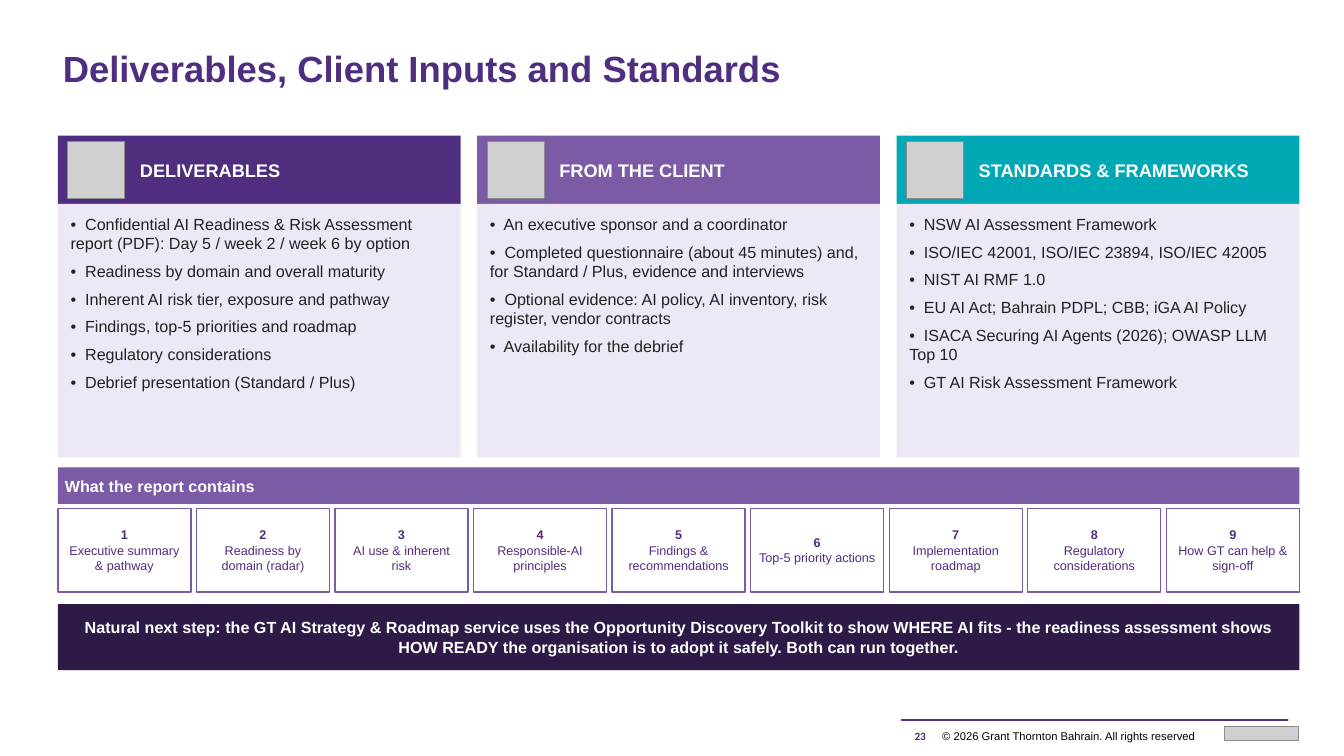
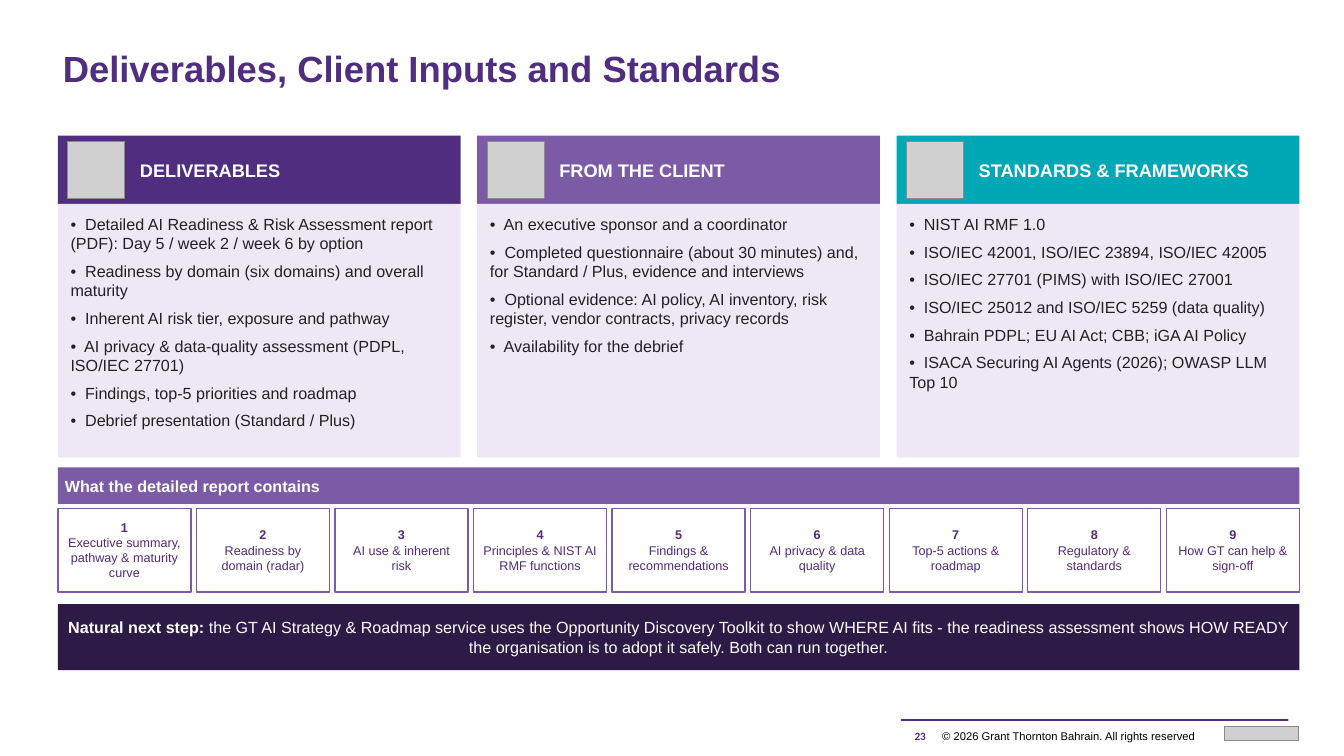
Before and after one commit to mahekdevangtrivedi-wq/GT-AI-Service-Line, a slide deck: slide 23 of 01_AI_Governance_Risk_Compliance/1.3_AI_Readiness_Assessment_Tool/GT_AI_Readiness_Assessment_Proposal.pptx. Drawn at 1344x756 pixels with LibreOffice and Linux fonts; fonts in the diff are those of the drawing; grey boxes stand for pictures. Boxes give left, top, right and bottom in pixels: in the first picture for what was removed or moved away, otherwise in the second. Text is boxed around its words. In the diff, an @@ line names an element or a change of style, - is before the commit and + after.

```diff
--- a/01_AI_Governance_Risk_Compliance/1.3_AI_Readiness_Assessment_Tool/GT_AI_Readiness_Assessment_Proposal.pptx
+++ b/01_AI_Governance_Risk_Compliance/1.3_AI_Readiness_Assessment_Tool/GT_AI_Readiness_Assessment_Proposal.pptx
@@ text at <box>71,218,433,300</box>: text changed @@
-• Confidential AI Readiness & Risk Assessment report (PDF): Day 5 / week 2 / week 6 by option
-• Readiness by domain and overall maturity
+• Detailed AI Readiness & Risk Assessment report (PDF): Day 5 / week 2 / week 6 by option
+• Readiness by domain (six domains) and overall maturity
@@ text at <box>924,218,1045,230</box>: text changed @@
-• NSW AI Assessment Framework
+• NIST AI RMF 1.0
@@ text at <box>490,246,858,328</box>: text changed @@
-• Completed questionnaire (about 45 minutes) and, for Standard / Plus, evidence and interviews
-• Optional evidence: AI policy, AI inventory, risk register, vendor contracts
+• Completed questionnaire (about 30 minutes) and, for Standard / Plus, evidence and interviews
+• Optional evidence: AI policy, AI inventory, risk register, vendor contracts, privacy records
@@ text at <box>924,273,1265,345</box>: text changed @@
-• NIST AI RMF 1.0
-• EU AI Act; Bahrain PDPL; CBB; iGA AI Policy
+• ISO/IEC 27701 (PIMS) with ISO/IEC 27001
+• ISO/IEC 25012 and ISO/IEC 5259 (data quality)
+• Bahrain PDPL; EU AI Act; CBB; iGA AI Policy
@@ text at <box>71,340,405,375</box>: paragraph added @@
+• AI privacy & data-quality assessment (PDPL, ISO/IEC 27701)
@@ text at <box>85,348,272,364</box>: paragraph removed @@
-• Regulatory considerations
@@ text at <box>924,376,1177,388</box>: paragraph removed @@
-• GT AI Risk Assessment Framework
@@ text in rectangle at <box>65,480,320,495</box>: text changed @@
-What the report contains
+What the detailed report contains
@@ text in rectangle at <box>68,538,180,577</box>: text changed @@
-Executive summary & pathway
+Executive summary, pathway & maturity curve
@@ text in rectangle at <box>483,546,597,570</box>: text changed @@
-Responsible-AI principles
+Principles & NIST AI RMF functions
@@ text in rectangle at <box>770,546,865,573</box>: text changed @@
-Top-5 priority actions
+AI privacy & data quality
@@ text in rectangle at <box>912,546,987,573</box>: text changed @@
-Implementation roadmap
+Top-5 actions & roadmap
@@ text in rectangle at <box>1058,546,1122,570</box>: text changed @@
-Regulatory considerations
+Regulatory & standards
@@ rectangle "Natural next step: the GT ..." at <box>57,604,1300,670</box>: bold off @@
```
Also in this commit, not shown: 14 other slides changed, 2 slides added, 2 slides removed, 33 other files.
